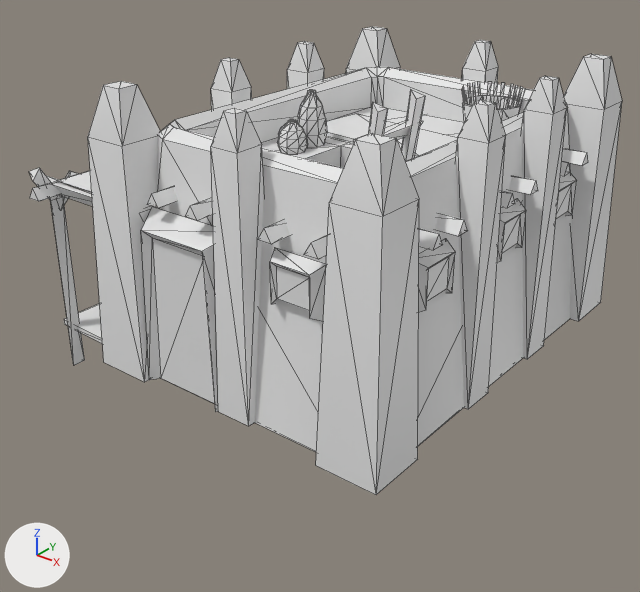
The COLLADA model art/meshes/structural/mande/house_03.dae as it was, and as the next commit left it.
The view is the same before and after, from a camera (50 mm lens) standing at (15.1, -19.34, 12.33) and looking at (0.51, -1.1, 1.02). Arrows for +X, +Y and +Z are at lower left; the lights stay in place. The older version comes first. Mesh edges are drawn as thin lines.

Before the edit, the objects in view are built like this:
```python
me_esfera_297 = bpy.data.meshes.new('Esfera.297')
me_esfera_297.from_pydata(...)  # 1200 vertices, 1659 faces; spans x -5.75..6.37, y -6.59..5.65, z -1.01..7.61
me_esfera_297.materials.append(mat_a_a____text_mandé_finais)  # white #e7e7e7
# before: 619 (2.52, -1.18, 0.1), 622 (2.52, -0.79, 0.1), 625 (2.52, -2.79, 0.1), 628 (2.52, -2.4, 0.1)
ob_house_03 = bpy.data.objects.new('house_03', me_esfera_297)
ob_house_03.location = (0.0, 0.0, 0.0)
```
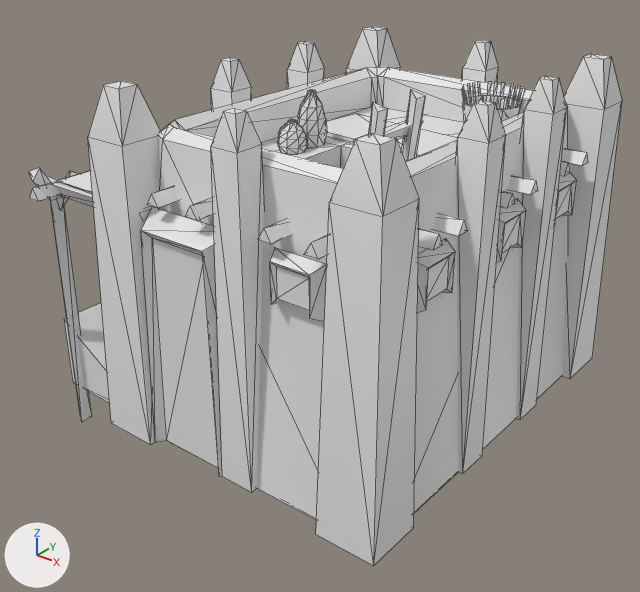
Patch to the scene script:
```diff
--- a/art/meshes/structural/mande/house_03.dae.py
+++ b/art/meshes/structural/mande/house_03.dae.py
@@ me_esfera_297 @@
 # used by ob_house_03; location = (0.0, 0.0, 0.0)
-me_esfera_297.from_pydata(...)  # 1200 vertices, 1659 faces; spans x -5.75..6.37, y -6.59..5.65, z -1.01..7.61
+me_esfera_297.from_pydata(...)  # 1200 vertices, 1659 faces; spans x -5.75..6.37, y -6.59..5.65, z -3.01..7.61
+# me_esfera_297 part 1: 98 of the vertices in x -5.75..6.37, y -2.47..5.65, z -1.01..0.14 are moved by (0.0, 0.0, -2.0)
+# me_esfera_297 part 2: 22 of the vertices in x -2.83..2.41, y -6.47..-4.82, z -0.09..0.14 are moved by (0.0, 0.0, -2.0)
+# me_esfera_297 part 3: 10 of the vertices in x 4.68..6.37, y -6.47..-4.82, z -0.09..0.02 are moved by (0.0, 0.0, -2.0)
+# me_esfera_297 part 4: 4 of the vertices in x -5.44..-4.86, y -6.08..-5.69, z -1.01..0.06 are moved by (0.0, 0.0, -2.0)
+# me_esfera_297 part 5
+for i in [619, 622, 625, 628]: me_esfera_297.vertices[i].co += Vector((0.0, 0.0, -2.0))
 me_esfera_297.materials.append(mat_a_a____text_mandé_finais)
```

Pixel boxes [x1, y1, x2, y2] of what changed, in the pictures (640 x 592 px; the box of a moved part takes in the faces that stretch with it):
'house_03', reshaped (15% taller)
    before: [29, 26, 622, 495]
    after: [29, 26, 622, 566]
part 1 of me_esfera_297, moved or reshaped
    before: [211, 67, 622, 409]
    after: [211, 67, 622, 474]
part 2 of me_esfera_297, moved or reshaped
    before: [64, 136, 264, 426]
    after: [64, 136, 264, 492]
part 3 of me_esfera_297, moved or reshaped
    before: [158, 108, 572, 495]
    after: [159, 108, 568, 566]
part 4 of me_esfera_297, moved or reshaped
    before: [51, 199, 102, 365]
    after: [51, 199, 109, 422]
part 5 of me_esfera_297, moved or reshaped
    both: [368, 90, 425, 162]
